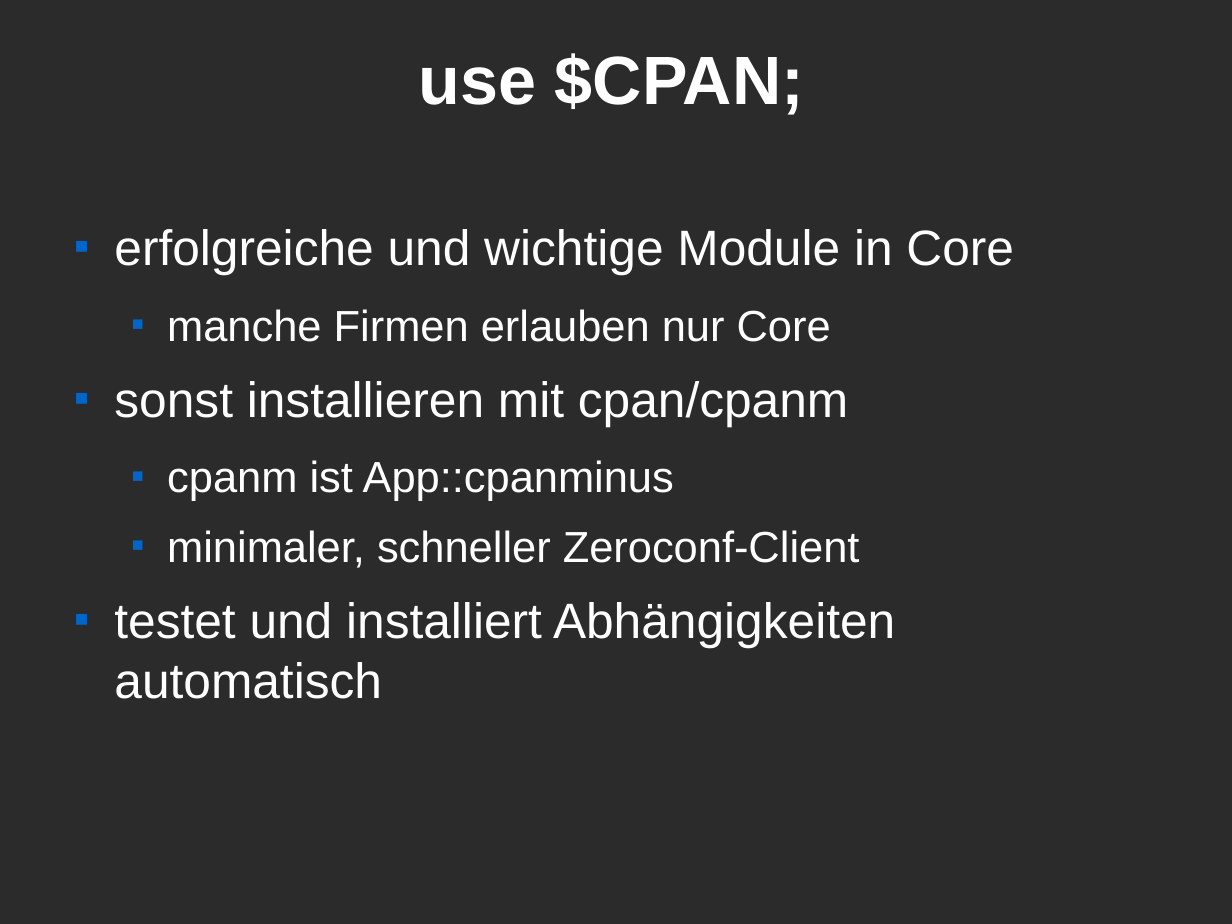
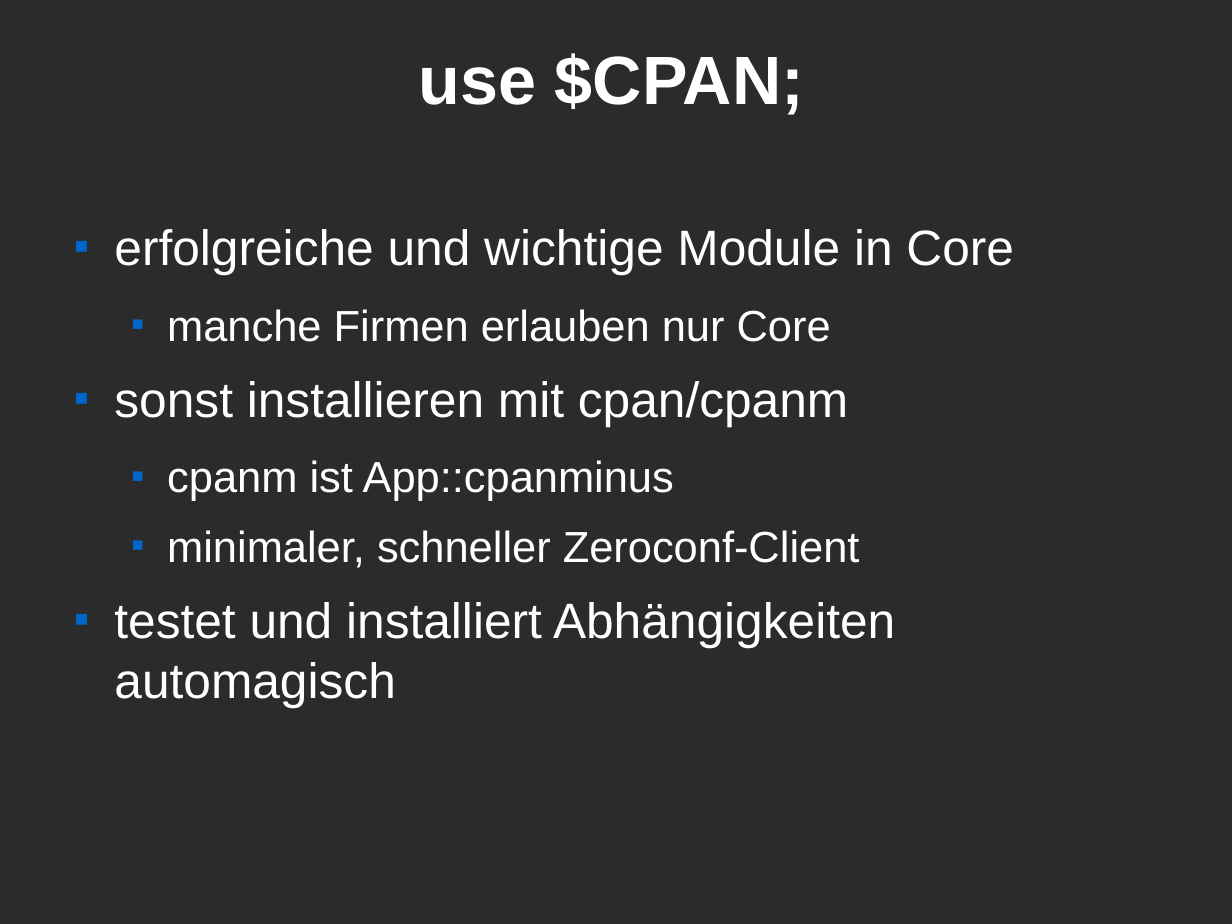
Before and after one commit to Caldrin/Vortrag_CLT, a slide deck: slide 7 of Modern Perl.odp (slide 6 before the commit). Drawn at 1232x924 pixels with LibreOffice and Linux fonts; fonts in the diff are those of the drawing; background and template pictures are left out; a plain dark background stands for a picture behind light text. Boxes give left, top, right and bottom in pixels: in the first picture for what was removed or moved away, otherwise in the second. Text is boxed around its words. In the diff, an @@ line names an element or a change of style, - is before the commit and + after.

```diff
--- a/Modern Perl.odp
+++ b/Modern Perl.odp
@@ text at [114,602,895,707]: text changed @@
-■ testet und installiert Abhängigkeiten automatisch
+■ testet und installiert Abhängigkeiten automagisch
```
Also in this commit, not shown: 1 other slide changed, 4 slides added, 1 slide removed.
